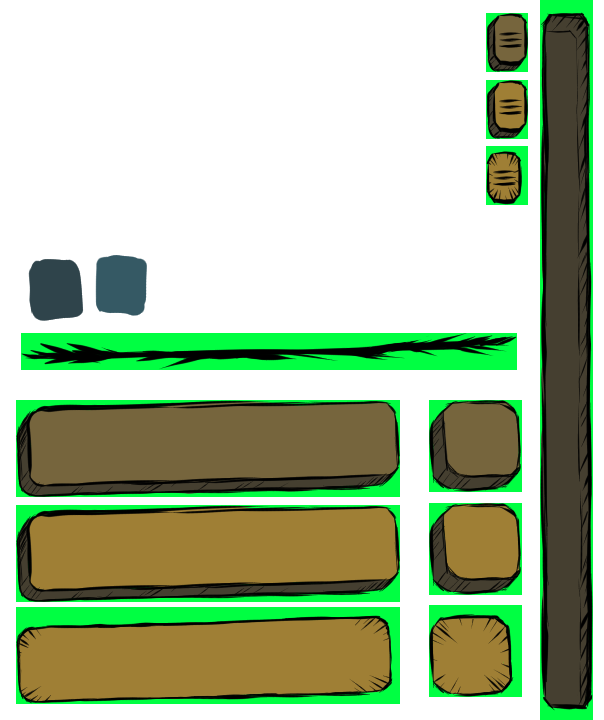
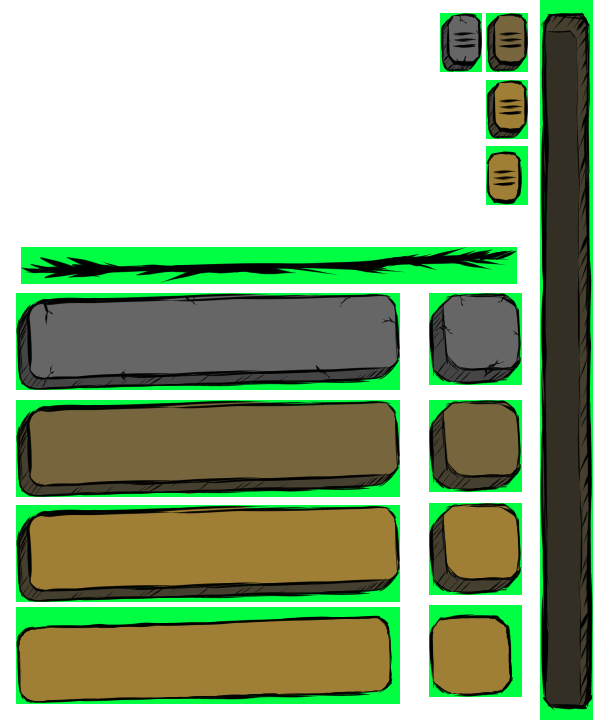
Two versions of the same layered image (604×720). Layer-by-layer changes:
removed layer "colorPicker" over box(16, 247, 192, 384)
painted on "separator" over box(16, 192, 522, 384)
painted on "Copier de Calque de dessin 4" (4th of 4, in "slider") over box(412, 128, 581, 320)
painted on "Calque de dessin 3" over box(543, 31, 583, 707)
added layer "Copier de Calque de dessin 3 Fusionnés" (1st of 7, in "checkBox") in group "checkBox" over box(348, 256, 581, 448)
painted on "Copier de Calque de dessin 3 Fusionnés" (2nd of 7, in "checkBox") over box(412, 320, 583, 576)
painted on "Copier de Calque de dessin 3 Fusionnés" (4th of 7, in "checkBox") over box(349, 576, 582, 707)
added layer "Copier de Calque de dessin 3 Fusionnés" (5th of 7, in "button") in group "button" over box(16, 256, 476, 390)
painted on "Calque de dessin 3 Fusionnés" over box(16, 320, 476, 390)
painted on "Copier de Calque de dessin 3 Fusionnés" (7th of 7, in "button") over box(19, 618, 510, 702)
moved "color" (2nd of 6, in "color") above "color", painted on it over box(543, 31, 583, 707)
painted on "color" (3rd of 6, in "color") over box(16, 13, 583, 640)
painted on "color" (4th of 6, in "color") over box(16, 13, 583, 707)
painted on "color" (5th of 6, in "color") over box(16, 64, 583, 707)
added layer "color" (6th of 6, in "color") in group "color" over box(16, 13, 576, 384)
added layer "Calque de dessin 9" in group "color" over box(16, 13, 576, 448)
added layer "Copier de Calque de dessin 5" (1st of 3, in "greenScreen") in group "greenScreen" over box(16, 256, 448, 390)
painted on "Copier de Calque de dessin 5" (3rd of 3, in "greenScreen") over box(19, 618, 448, 702)
added layer "Copier de Calque de dessin 6" (1st of 3, in "greenScreen") in group "greenScreen" over box(384, 256, 576, 448)
painted on "Calque de dessin 8" over box(16, 192, 576, 384)
…and 5 more changes (2 added, 3 painted)
